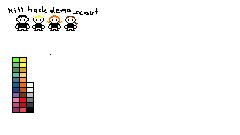
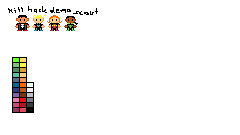
Revision of a layered w=240, h=135 image; what changed, layer by layer:
painted on "Background" over [15,15,78,55]
